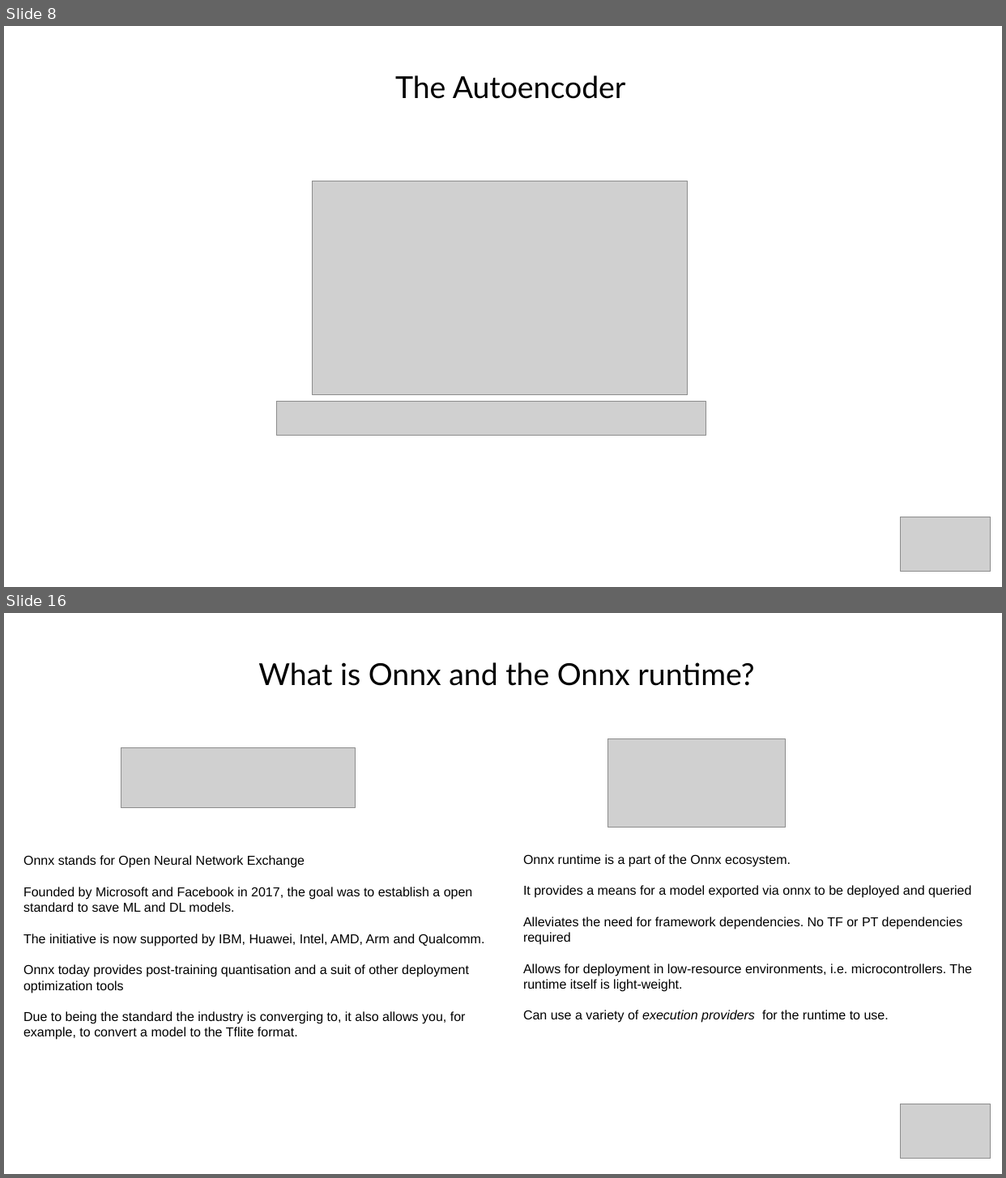
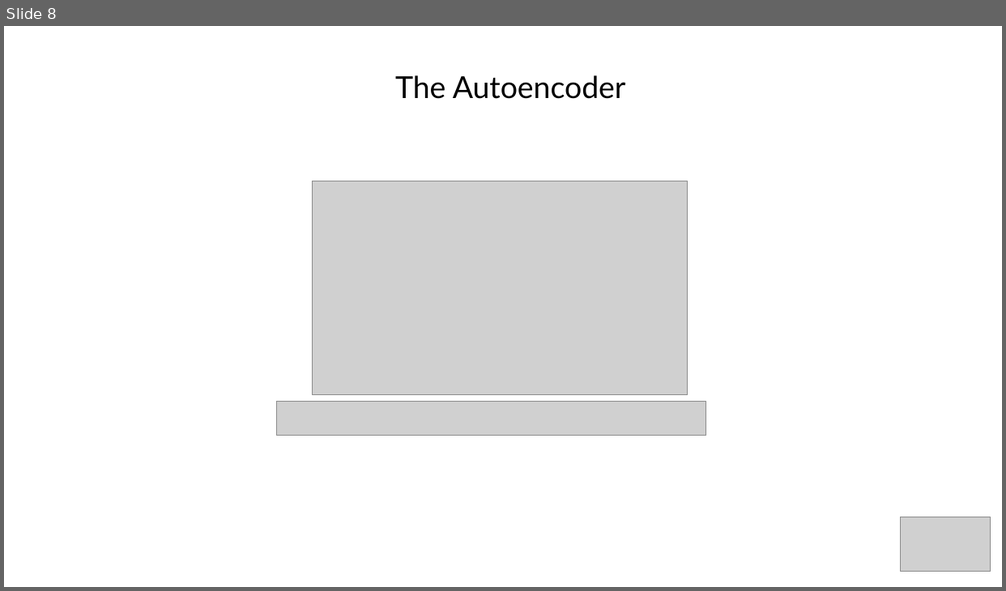
Before and after one commit to akinwilson/heed, a slide deck: representation-learning.odp. Shown one above the other, each under a label of ours: slides 8 and 16 before the commit, slide 8 after it; the slides between them are not shown. The pictures are 1006x1178 and 1006x591 pixels, drawn with LibreOffice and Linux fonts; fonts in the diff are those of the drawing; grey boxes stand for pictures. Boxes give left, top, right and bottom in pixels: in the first picture for what was removed or moved away, otherwise in the second. Text is boxed around its words. In the diff, an @@ line names an element or a change of style, - is before the commit and + after.

```diff
--- a/representation-learning.odp
+++ b/representation-learning.odp
@@ slide 16 removed at (4, 613, 1002, 1174), background #FFFFFF @@
@@ title removed at (258, 662, 754, 686) @@
-What is Onnx and the Onnx runtime?
@@ picture removed at (121, 748, 355, 808) @@
@@ picture removed at (608, 739, 785, 828) @@
@@ subtitle removed at (23, 855, 485, 1040) @@
-Onnx stands for Open Neural Network Exchange
-Founded by Microsoft and Facebook in 2017, the goal was to establish a open standard to save ML and DL models.
-The initiative is now supported by IBM, Huawei, Intel, AMD, Arm and Qualcomm.
-Onnx today provides post-training quantisation and a suit of other deployment optimization tools
-Due to being the standard the industry is converging to, it also allows you, for example, to convert a model to the Tflite format.
@@ text removed at (523, 854, 972, 1023) @@
-Onnx runtime is a part of the Onnx ecosystem.
-It provides a means for a model exported via onnx to be deployed and queried
-Alleviates the need for framework dependencies. No TF or PT dependencies required
-Allows for deployment in low-resource environments, i.e. microcontrollers. The runtime itself is light-weight.
-Can use a variety of execution providers for the runtime to use.
@@ picture removed at (901, 1104, 991, 1159) @@
```
Also in this commit, not shown: 10 slides added, 14 other slides removed, 6 other files.
